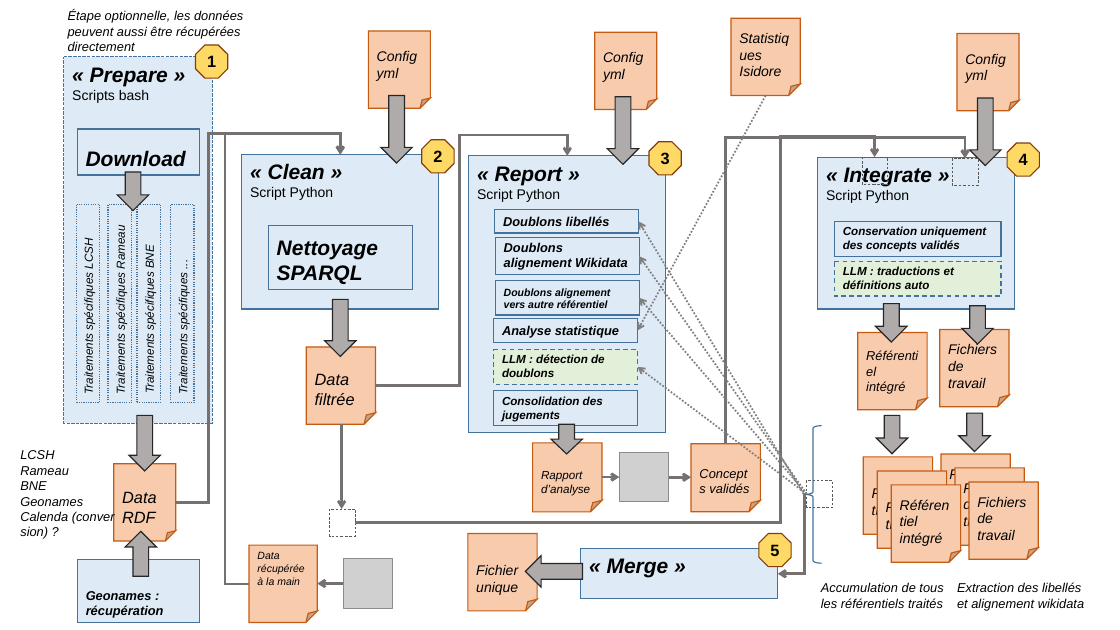
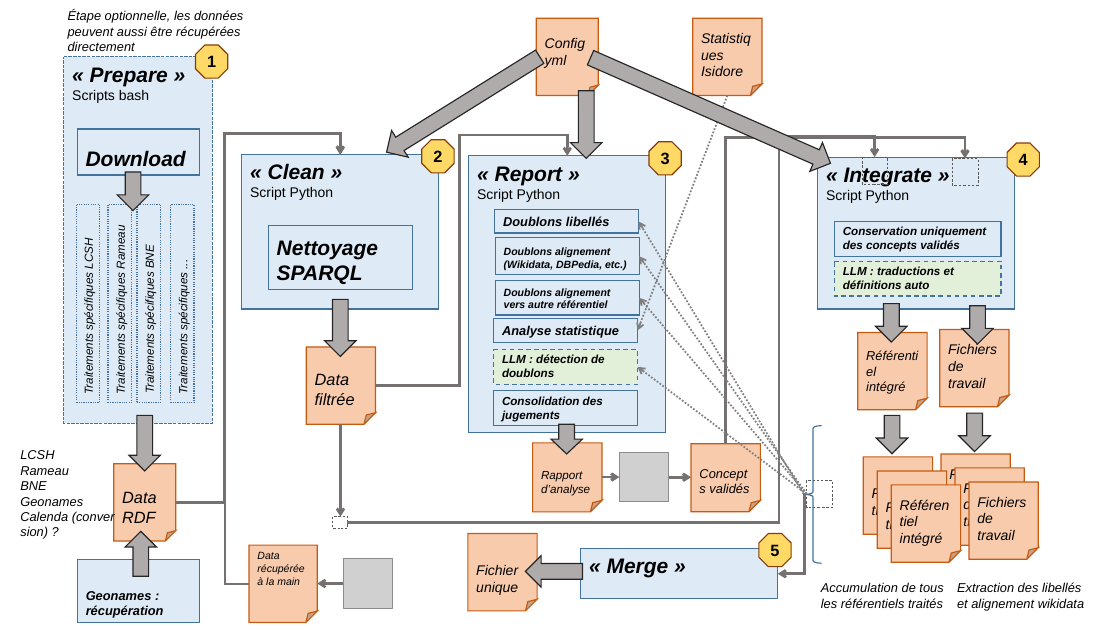
Before and after one commit to sparna-git/isidore-referentiels, a slide deck: slide 4 of documentation/documentation.pptx (slide 2 before the commit). Drawn at 1120x630 pixels with LibreOffice and Linux fonts; fonts in the diff are those of the drawing; grey boxes stand for pictures. Boxes give left, top, right and bottom in pixels: in the first picture for what was removed or moved away, otherwise in the second. Text is boxed around its words. In the diff, an @@ line names an element or a change of style, - is before the commit and + after.

```diff
--- a/documentation/documentation.pptx
+++ b/documentation/documentation.pptx
@@ folded corner "Config yml" moved from (x1=595, y1=32, x2=657, y2=109) to (x1=536, y1=18, x2=598, y2=96) @@
@@ folded corner "Statistiques Isidore" moved from (x1=731, y1=18, x2=800, y2=96) to (x1=693, y1=18, x2=762, y2=96) @@
@@ folded corner removed at (x1=368, y1=31, x2=430, y2=108) @@
-Config yml
@@ right arrow at (x1=378, y1=44, x2=548, y2=166): rotation 90 to 148 degrees @@
@@ right arrow added at (x1=585, y1=44, x2=837, y2=177), fill #AFABAB, outline #262626 1 pt @@
@@ folded corner removed at (x1=957, y1=34, x2=1019, y2=111) @@
-Config yml
@@ right arrow moved from (x1=607, y1=97, x2=638, y2=164) to (x1=571, y1=91, x2=602, y2=158) @@
@@ arrow moved from (766, 96) - (638, 330) to (728, 96) - (638, 330) @@
@@ right arrow removed at (x1=970, y1=98, x2=1001, y2=165) @@
@@ elbow arrow (176, 502) - (340, 155): route changed @@
@@ elbow arrow moved from (355, 523) - (875, 157) to (348, 523) - (875, 157) @@
@@ text in rectangle at (x1=504, y1=247, x2=627, y2=270): text changed; size 11 to 9 pt @@
-Doublons alignement Wikidata
+Doublons alignement (Wikidata, DBPedia, etc.)
@@ elbow arrow moved from (342, 424) - (342, 509) to (340, 424) - (340, 517) @@
@@ rectangle resized from (x1=329, y1=509, x2=355, y2=536) to (x1=333, y1=517, x2=348, y2=528) @@
```
Also in this commit, not shown: 4 other slides changed, 1 slide added, 4 other files.
